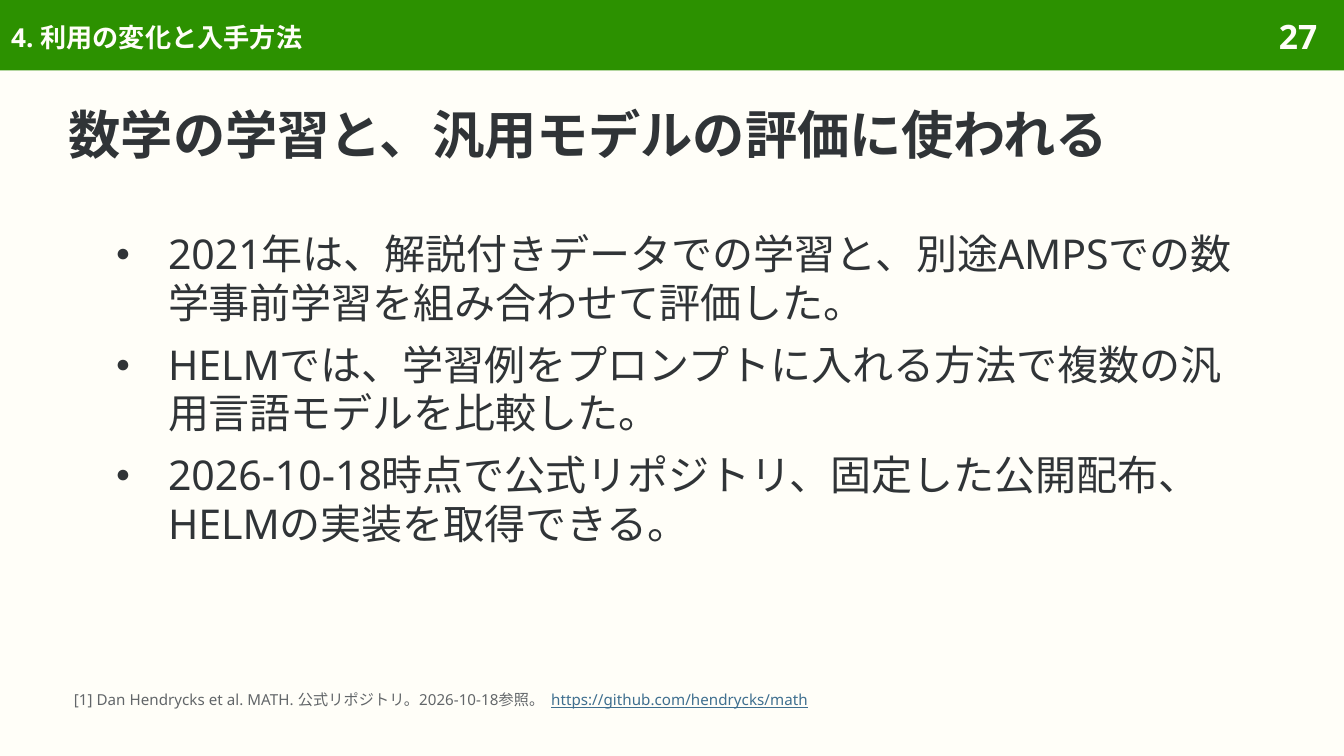
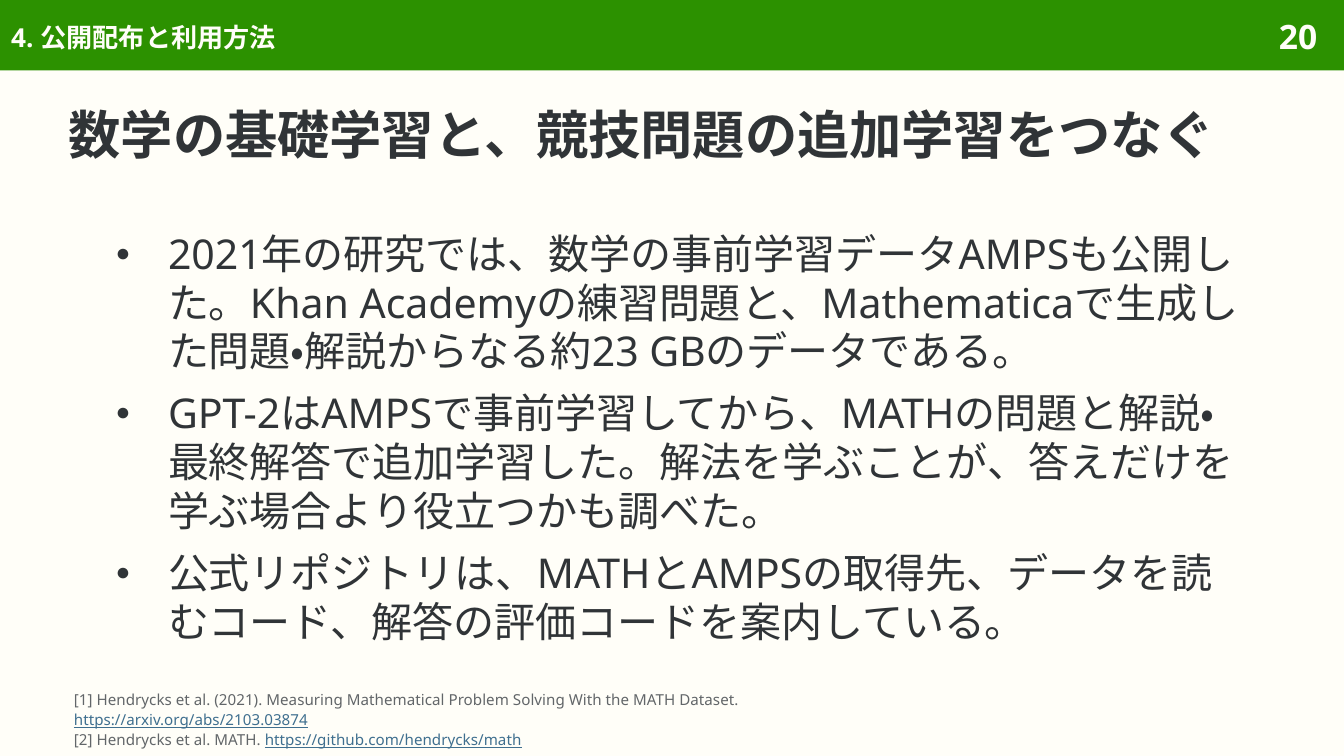
Before and after one commit to sasakiy84/datasets-in-10-minutes, a slide deck: slide 20 of slides/datasets-in-10-minutes-math.pptx (slide 27 before the commit). Drawn at 1344x756 pixels with LibreOffice and Linux fonts; fonts in the diff are those of the drawing. Boxes give left, top, right and bottom in pixels: in the first picture for what was removed or moved away, otherwise in the second. Text is boxed around its words. In the diff, an @@ line names an element or a change of style, - is before the commit and + after.

Commit message:
Center MATH on competition problems and original problem-solving evaluation

```diff
--- a/slides/datasets-in-10-minutes-math.pptx
+++ b/slides/datasets-in-10-minutes-math.pptx
@@ title at bbox=[11, 24, 276, 50]: text changed @@
-4. 利用の変化と入手方法
+4. 公開配布と利用方法
@@ page number at bbox=[1279, 24, 1317, 50]: text changed @@
-27
+20
@@ title at bbox=[69, 109, 1215, 159]: text changed @@
-数学の学習と、汎用モデルの評価に使われる
+数学の基礎学習と、競技問題の追加学習をつなぐ
@@ text at bbox=[168, 234, 1239, 641]: text changed @@
-● 2021年は、解説付きデータでの学習と、別途AMPSでの数学事前学習を組み合わせて評価した。
-● HELMでは、学習例をプロンプトに入れる方法で複数の汎用言語モデルを比較した。
-● 2026-10-18時点で公式リポジトリ、固定した公開配布、HELMの実装を取得できる。
+● 2021年の研究では、数学の事前学習データAMPSも公開した。Khan Academyの練習問題と、Mathematicaで生成した問題・解説からなる約23 GBのデータである。
+● GPT-2はAMPSで事前学習してから、MATHの問題と解説・最終解答で追加学習した。解法を学ぶことが、答えだけを学ぶ場合より役立つかも調べた。
+● 公式リポジトリは、MATHとAMPSの取得先、データを読むコード、解答の評価コードを案内している。
@@ text at bbox=[74, 693, 738, 749]: text changed @@
-[1] Dan Hendrycks et al. MATH. 公式リポジトリ。2026-10-18参照。 https://github.com/hendrycks/math
+[1] Hendrycks et al. (2021). Measuring Mathematical Problem Solving With the MATH Dataset.
+https://arxiv.org/abs/2103.03874
+[2] Hendrycks et al. MATH. https://github.com/hendrycks/math
```
Also in this commit, not shown: 35 other slides changed, 12 slides removed, 53 other files.
